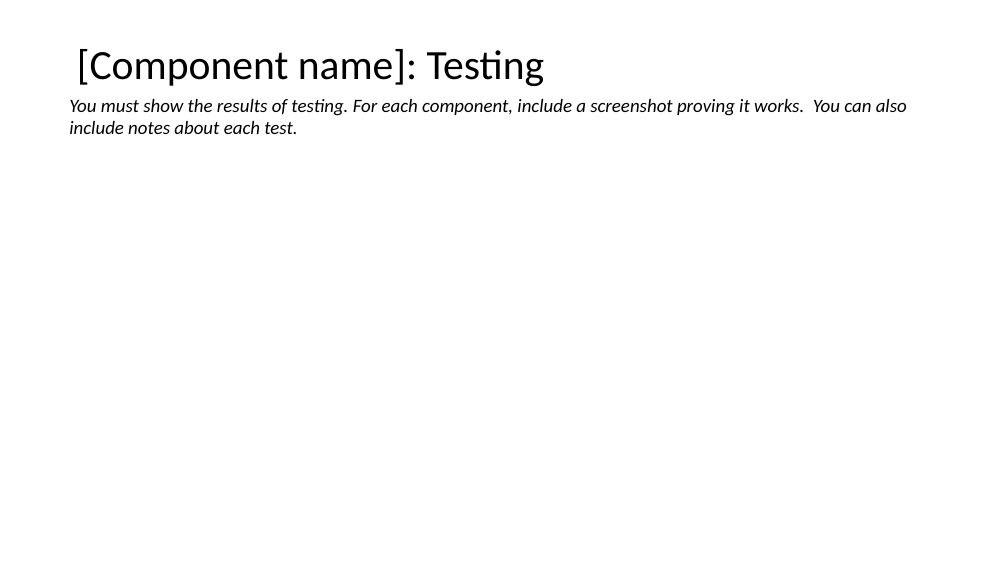
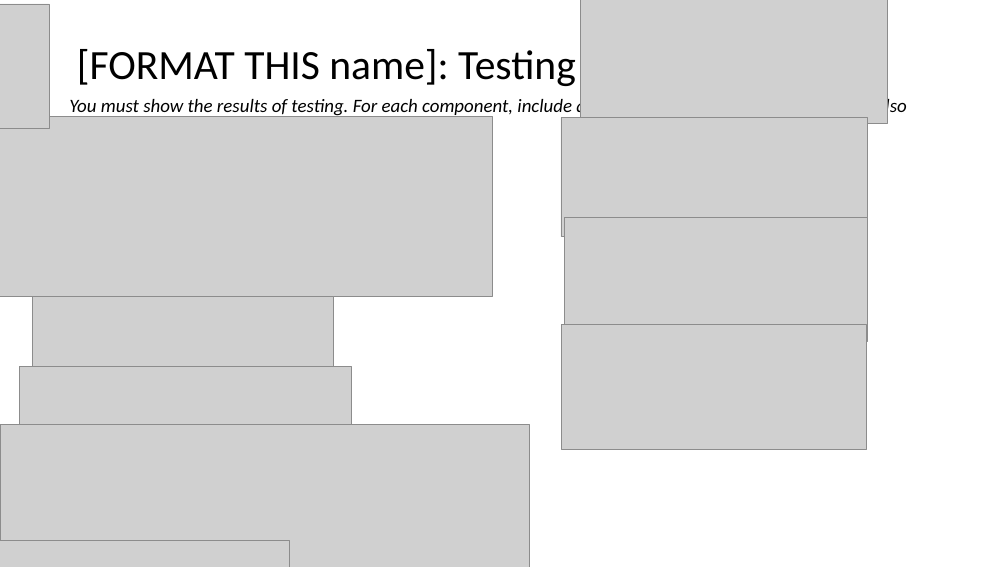
Before and after one commit to Jaxku/Assessment---Monster-Cards, a slide deck: slide 8 of 2.7 and 2.8 Documentation Template.pptx (slide 9 before the commit). Drawn at 1008x567 pixels with LibreOffice and Linux fonts; fonts in the diff are those of the drawing; grey boxes stand for pictures; background and template pictures are left out. Boxes give left, top, right and bottom in pixels: in the first picture for what was removed or moved away, otherwise in the second. Text is boxed around its words. In the diff, an @@ line names an element or a change of style, - is before the commit and + after.

```diff
--- a/2.7 and 2.8 Documentation Template.pptx
+++ b/2.7 and 2.8 Documentation Template.pptx
@@ picture added at [0,4,49,129] @@
@@ picture added at [581,0,888,123] @@
@@ title at [77,49,576,86]: text changed @@
-[Component name]: Testing
+[FORMAT THIS name]: Testing
@@ picture added at [0,116,492,297] @@
@@ picture added at [561,118,867,237] @@
@@ picture added at [564,217,867,341] @@
@@ picture added at [33,296,334,412] @@
@@ picture added at [561,325,867,450] @@
@@ picture added at [20,367,352,524] @@
@@ picture added at [0,424,529,567] @@
@@ picture added at [0,540,289,567] @@
```
Also in this commit, not shown: 2 other slides changed, 2 other files.
